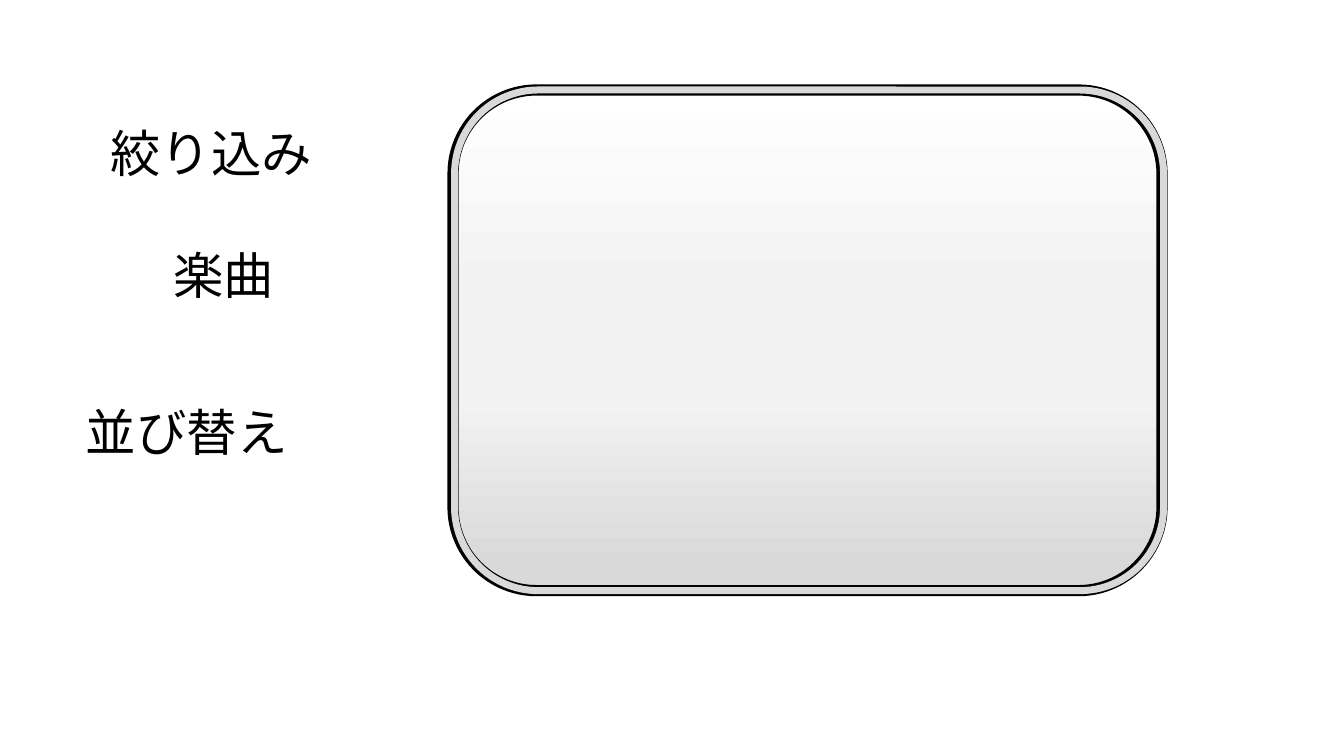
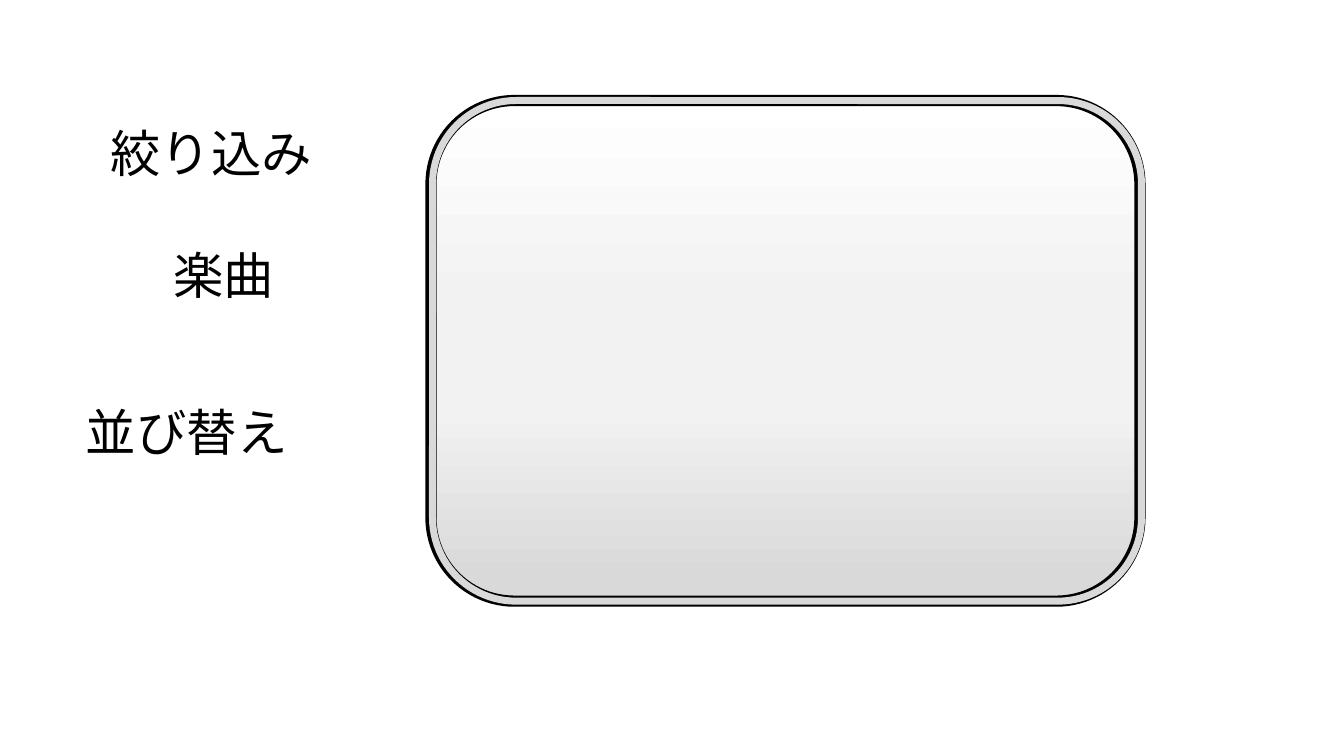
Before and after one commit to YuukiReiya/RhythmGame, a slide deck: slide 27 of resource.pptx (slide 16 before the commit). Drawn at 1344x756 pixels with LibreOffice and Linux fonts; fonts in the diff are those of the drawing. Boxes give left, top, right and bottom in pixels: in the first picture for what was removed or moved away, otherwise in the second. Text is boxed around its words. In the diff, an @@ line names an element or a change of style, - is before the commit and + after.

```diff
--- a/resource.pptx
+++ b/resource.pptx
@@ 3 rounded rectangles: place and size @@
-3 rounded rectangles at bbox=[452, 90, 1164, 591]
+3 rounded rectangles at bbox=[430, 101, 1141, 602]
```
Also in this commit, not shown: 3 other slides changed, 11 slides added.
